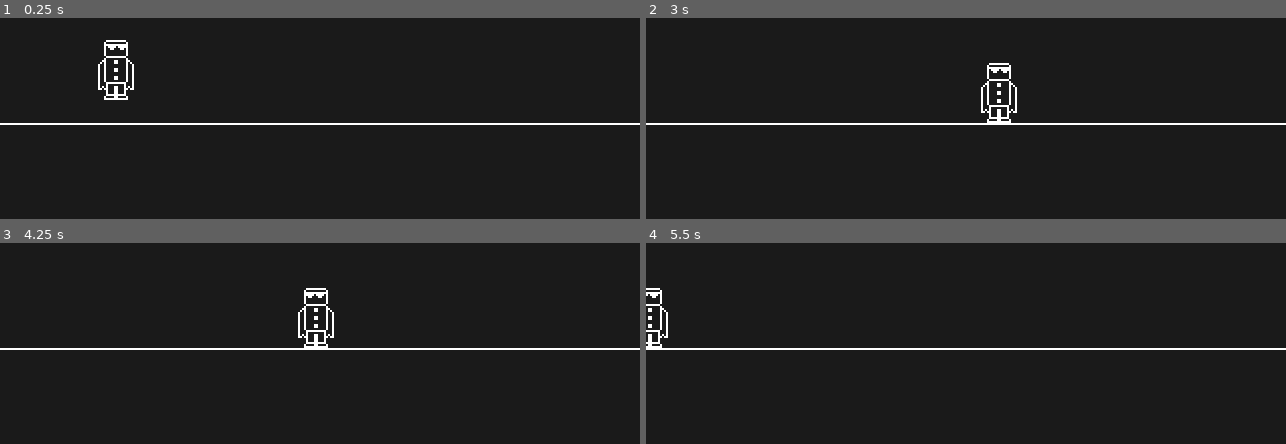
Above: before the commit, frames 1-4 (two rows, left to right).
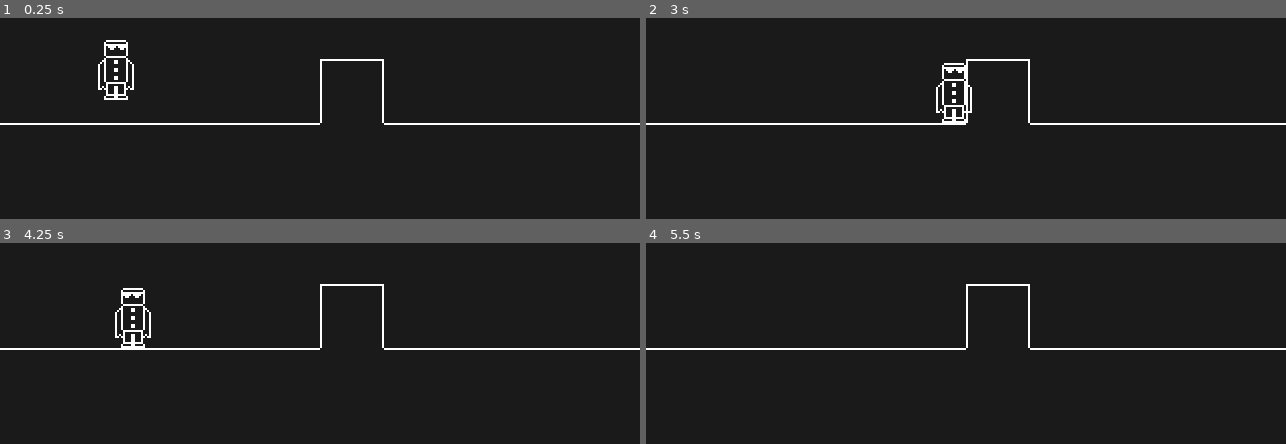
Above: after the commit, the same moments.

Repository: Kiel97/bialjam2019
Game: Godot game, scene res://Levels/Level.tscn
Two runs of this game, one before a commit and one after it. Both use one fixed random seed, a clock stepped at 60 frames per second and the inputs below. The project has no main scene, so this scene is started directly.
Inputs:
- Up to frame 1 (0.25 s): no input
- Up to frame 2 (3 s): hold Right (move_right) 0.53-1.28 s; tap Up (jump) at 0.77, 1.52 s; hold Left (move_left) 1.28-2.03 s; hold Right (move_right) from 2.03 s (still down)
- Up to frame 3 (4.25 s): tap Up (jump) at 3.02, 3.77 s; release Right (move_right) at 3.53 s; hold Left (move_left) from 3.53 s (still down)
- Up to frame 4 (5.5 s): keep holding Left (move_left); tap Up (jump) at 4.52 s

The runs differ from the first frame. In frame 1, 0.4% of the frame differs, in the area x 50-60%, y 20-54%; in frame 2, 1.5%, in the area x 45-60%, y 20-54%; in frame 3, 1.5%; in frame 4, 0.7%.

Commit message:
Added more tiles

Diff:
--- a/Bialjam2019/Levels/Level.tscn
+++ b/Bialjam2019/Levels/Level.tscn
@@ -9,7 +9,7 @@
 tile_set = ExtResource( 1 )
 cell_size = Vector2( 32, 32 )
 format = 1
-tile_data = PoolIntArray( 393216, 9, 0, 393217, 9, 0, 393218, 9, 0, 393219, 9, 0, 393220, 9, 0, 393221, 9, 0, 393222, 9, 0, 393223, 9, 0, 393224, 9, 0, 393225, 9, 0 )
+tile_data = PoolIntArray( 327685, 3, 0, 393216, 9, 0, 393217, 9, 0, 393218, 9, 0, 393219, 9, 0, 393220, 9, 0, 393221, 15, 0, 393222, 9, 0, 393223, 9, 0, 393224, 9, 0, 393225, 9, 0 )
 
 [node name="Hero" parent="." instance=ExtResource( 2 )]
 position = Vector2( 58, 157 )
--- a/Bialjam2019/Levels/ground_tileset.tres
+++ b/Bialjam2019/Levels/ground_tileset.tres
@@ -15,6 +15,15 @@
 points = PoolVector2Array( 0, 0, 32, 0, 32, 32, 0, 32 )
 
 [sub_resource type="ConvexPolygonShape2D" id=5]
+points = PoolVector2Array( 0, 0, 32, 0, 32, 32, 0, 32 )
+
+[sub_resource type="ConvexPolygonShape2D" id=14]
+points = PoolVector2Array( 0, 0, 32, 0, 32, 32, 0, 32 )
+
+[sub_resource type="ConvexPolygonShape2D" id=15]
+points = PoolVector2Array( 0, 0, 32, 0, 32, 32, 0, 32 )
+
+[sub_resource type="ConvexPolygonShape2D" id=16]
 points = PoolVector2Array( 0, 0, 32, 0, 32, 32, 0, 32 )
 
 [sub_resource type="ConvexPolygonShape2D" id=6]
@@ -250,3 +259,51 @@
 "shape_transform": Transform2D( 1, 0, 0, 1, 0, 0 )
 } ]
 12/z_index = 0
+13/name = "LeftRight"
+13/texture = ExtResource( 1 )
+13/tex_offset = Vector2( 0, 0 )
+13/modulate = Color( 1, 1, 1, 1 )
+13/region = Rect2( 32, 96, 32, 32 )
+13/tile_mode = 0
+13/occluder_offset = Vector2( 0, 0 )
+13/navigation_offset = Vector2( 0, 0 )
+13/shapes = [ {
+"autotile_coord": Vector2( 0, 0 ),
+"one_way": false,
+"one_way_margin": 1.0,
+"shape": SubResource( 14 ),
+"shape_transform": Transform2D( 1, 0, 0, 1, 0, 0 )
+} ]
+13/z_index = 0
+14/name = "UpDown"
+14/texture = ExtResource( 1 )
+14/tex_offset = Vector2( 0, 0 )
+14/modulate = Color( 1, 1, 1, 1 )
+14/region = Rect2( 64, 96, 32, 32 )
+14/tile_mode = 0
+14/occluder_offset = Vector2( 0, 0 )
+14/navigation_offset = Vector2( 0, 0 )
+14/shapes = [ {
+"autotile_coord": Vector2( 0, 0 ),
+"one_way": false,
+"one_way_margin": 1.0,
+"shape": SubResource( 15 ),
+"shape_transform": Transform2D( 1, 0, 0, 1, 0, 0 )
+} ]
+14/z_index = 0
+15/name = "Empty"
+15/texture = ExtResource( 1 )
+15/tex_offset = Vector2( 0, 0 )
+15/modulate = Color( 1, 1, 1, 1 )
+15/region = Rect2( 96, 96, 32, 32 )
+15/tile_mode = 0
+15/occluder_offset = Vector2( 0, 0 )
+15/navigation_offset = Vector2( 0, 0 )
+15/shapes = [ {
+"autotile_coord": Vector2( 0, 0 ),
+"one_way": false,
+"one_way_margin": 1.0,
+"shape": SubResource( 16 ),
+"shape_transform": Transform2D( 1, 0, 0, 1, 0, 0 )
+} ]
+15/z_index = 0
Binary file changed: Bialjam2019/Levels/Ground.png
Not shown: 1 places in Bialjam2019/Levels/ground_tileset.tres that only renumber resources
Not shown, changed: other_assets/Ground.piskel
